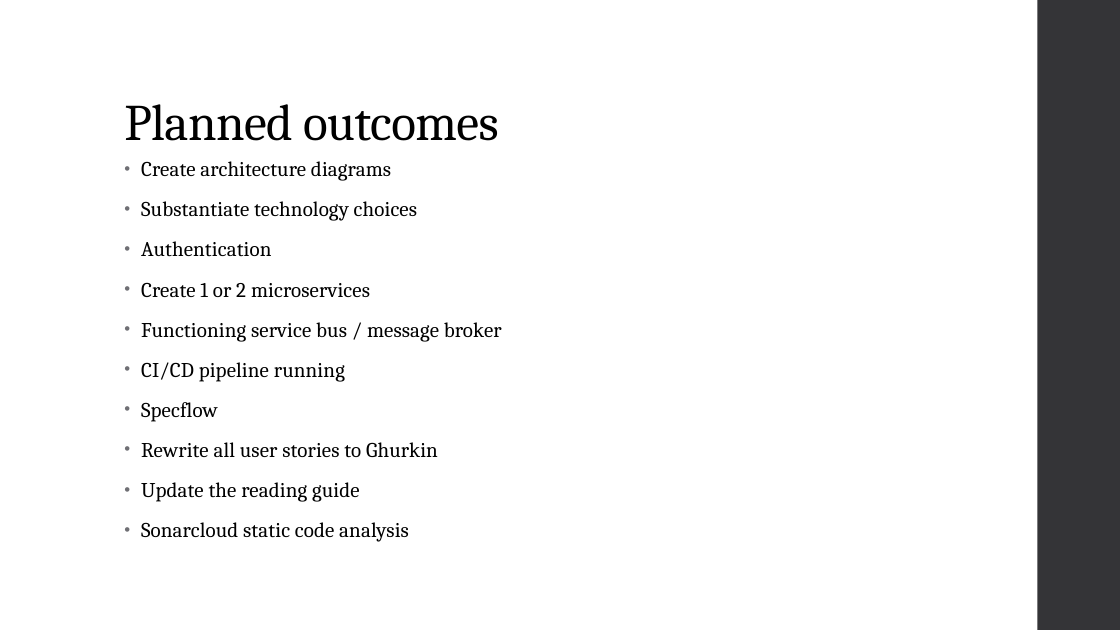
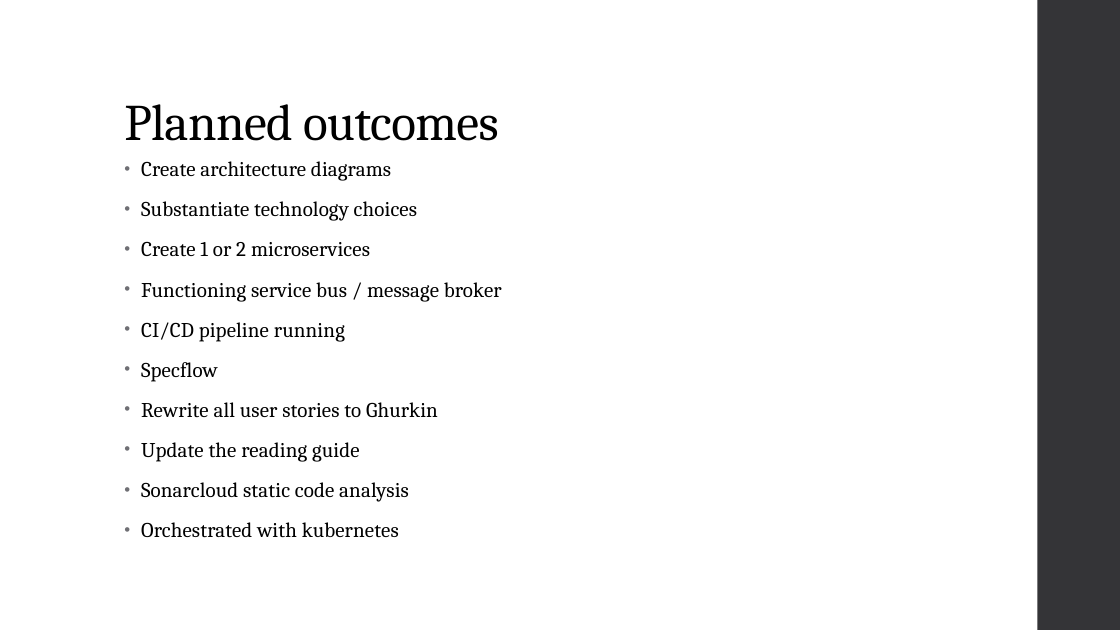
Before and after one commit to FHICT-Owen/ICAP, a slide deck: slide 2 of docs/Sprint_2.pptx. Drawn at 1120x630 pixels with LibreOffice and Linux fonts; fonts in the diff are those of the drawing. Boxes give left, top, right and bottom in pixels: in the first picture for what was removed or moved away, otherwise in the second. Text is boxed around its words. In the diff, an @@ line names an element or a change of style, - is before the commit and + after.

```diff
--- a/docs/Sprint_2.pptx
+++ b/docs/Sprint_2.pptx
@@ text at box(141, 241, 271, 257): paragraph removed @@
-• Authentication
@@ text at box(141, 522, 399, 538): paragraph added @@
+• Orchestrated with kubernetes
```
Also in this commit, not shown: 2 other slides changed, 1 other file.
